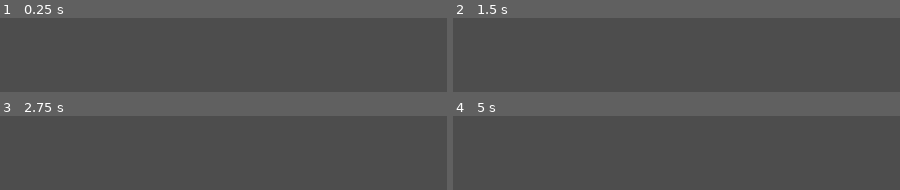
Above: before the commit, frames 1-4 (two rows, left to right).
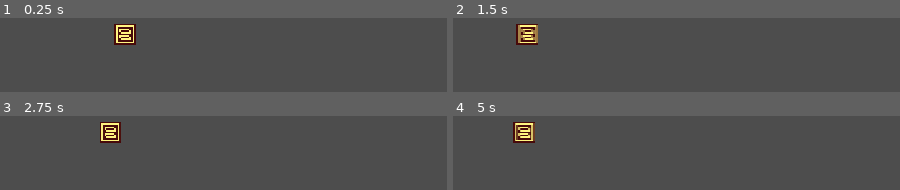
Above: after the commit, the same moments.

Repository: YugeCse/first-blood
Game: Godot game, scene res://scenes/tscns/unit_test_scene.tscn
Two runs of this game, one before a commit and one after it. Both use one fixed random seed, a clock stepped at 60 frames per second and the inputs below. This scene is started directly instead of the project's main scene.
Inputs (mouse positions are in pixels of both pictures, inside the frame that each line leads up to):
- Up to frame 1 (0.25 s): no input
- Up to frame 2 (1.5 s): tap Enter (ui_accept) at 0.5, 0.77 s; move the mouse to (676, 24) at 0.52 s; hold Right (ui_right) 0.53-1.25 s; click (676, 24) at 0.67 s; drag from (outside the picture) to (outside the picture) at 1.27 s
- Up to frame 3 (2.75 s): tap Enter (ui_accept) at 2 s; move the mouse to (outside the picture) at 2.02 s; hold Left (ui_left) from 2.03 s (still down)
- Up to frame 4 (5 s): release Left (ui_left) at 2.75 s; drag from (outside the picture) to (outside the picture) at 2.77 s; tap Enter (ui_accept) at 3.5, 3.77 s; move the mouse to (outside the picture) at 3.52 s; hold Right (ui_right) 3.53-4.25 s; drag from (outside the picture) to (outside the picture) at 4.27 s

The runs differ from the first frame. In frame 1, 1.4% of the frame differs, in the area x 25-31%, y 8-37%; in frame 2, 1.4%; in frame 3, 1.3%; in frame 4, 1.4%.

Commit message:
#测试组件

Diff:
--- a/scenes/scripts/unit_test_scene.gd
+++ b/scenes/scripts/unit_test_scene.gd
@@ -11,3 +11,4 @@
 		add_child(prop)
 		print('添加了一个道具：', \
 			CommonUtils.enum_to_string(Prop.PropType, prop.prop_type))
+	$UiPropTextureRect._update_texture(UiPropTextureRect.PropType.fire_strong)
--- a/scenes/tscns/unit_test_scene.tscn
+++ b/scenes/tscns/unit_test_scene.tscn
@@ -4,6 +4,7 @@
 [ext_resource type="PackedScene" uid="uid://bu0oiv8b0bb31" path="res://sprites/tscns/player.tscn" id="2_b2bbi"]
 [ext_resource type="PackedScene" uid="uid://bxbxxvkyn1qiw" path="res://sprites/tscns/turret.tscn" id="3_l3rtl"]
 [ext_resource type="Script" uid="uid://bcmcoeb08f3ge" path="res://shared/widgets/ui_prop_texture_rect.gd" id="4_b2bbi"]
+[ext_resource type="Texture2D" uid="uid://byferpsapwemn" path="res://assets/ui/ui_weapon_double_red.png" id="4_l3rtl"]
 
 [node name="UnitTestScene" type="Control" unique_id=489209989]
 layout_mode = 3
@@ -22,7 +23,11 @@
 
 [node name="UiPropTextureRect" type="TextureRect" parent="." unique_id=1642744115]
 layout_mode = 0
-offset_right = 40.0
-offset_bottom = 40.0
+offset_left = 432.0
+offset_top = 89.0
+offset_right = 432.0
+offset_bottom = 89.0
+texture = ExtResource("4_l3rtl")
+stretch_mode = 2
 script = ExtResource("4_b2bbi")
 metadata/_custom_type_script = "uid://bcmcoeb08f3ge"
--- a/shared/widgets/ui_prop_texture_rect.gd
+++ b/shared/widgets/ui_prop_texture_rect.gd
@@ -36,3 +36,4 @@
 			target_texture = load('res://assets/ui/multiplier_x2.png')
 	if not target_texture: return
 	texture = target_texture as Texture2D
+	size = (target_texture as Texture2D).get_size()
